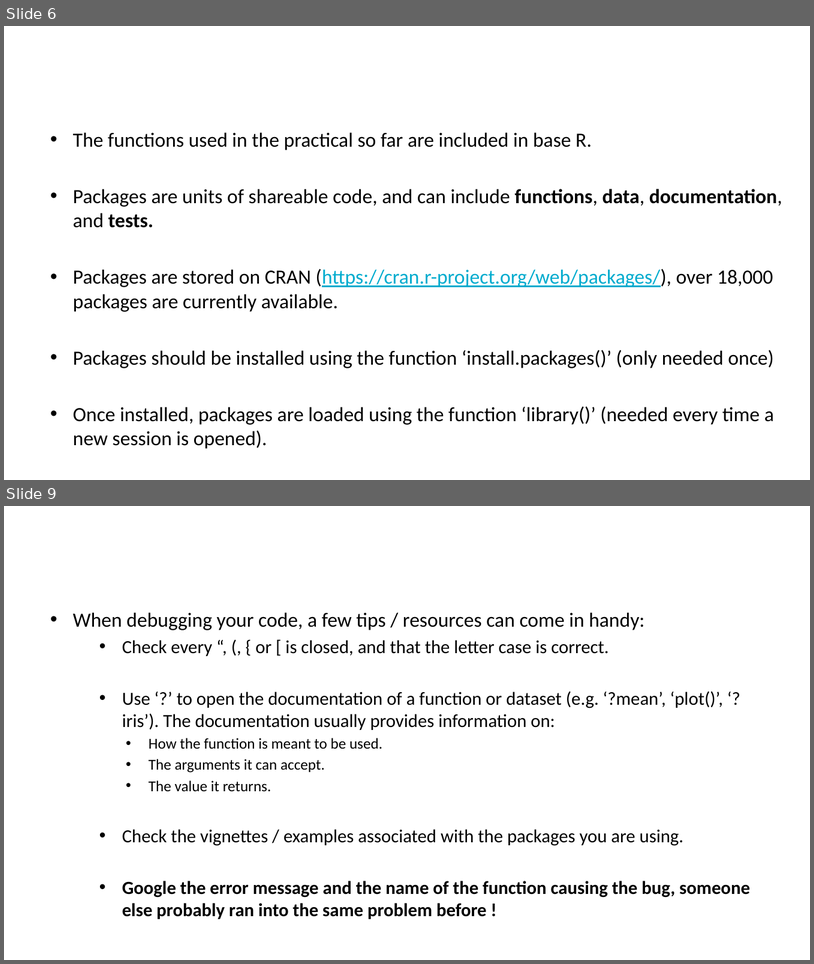
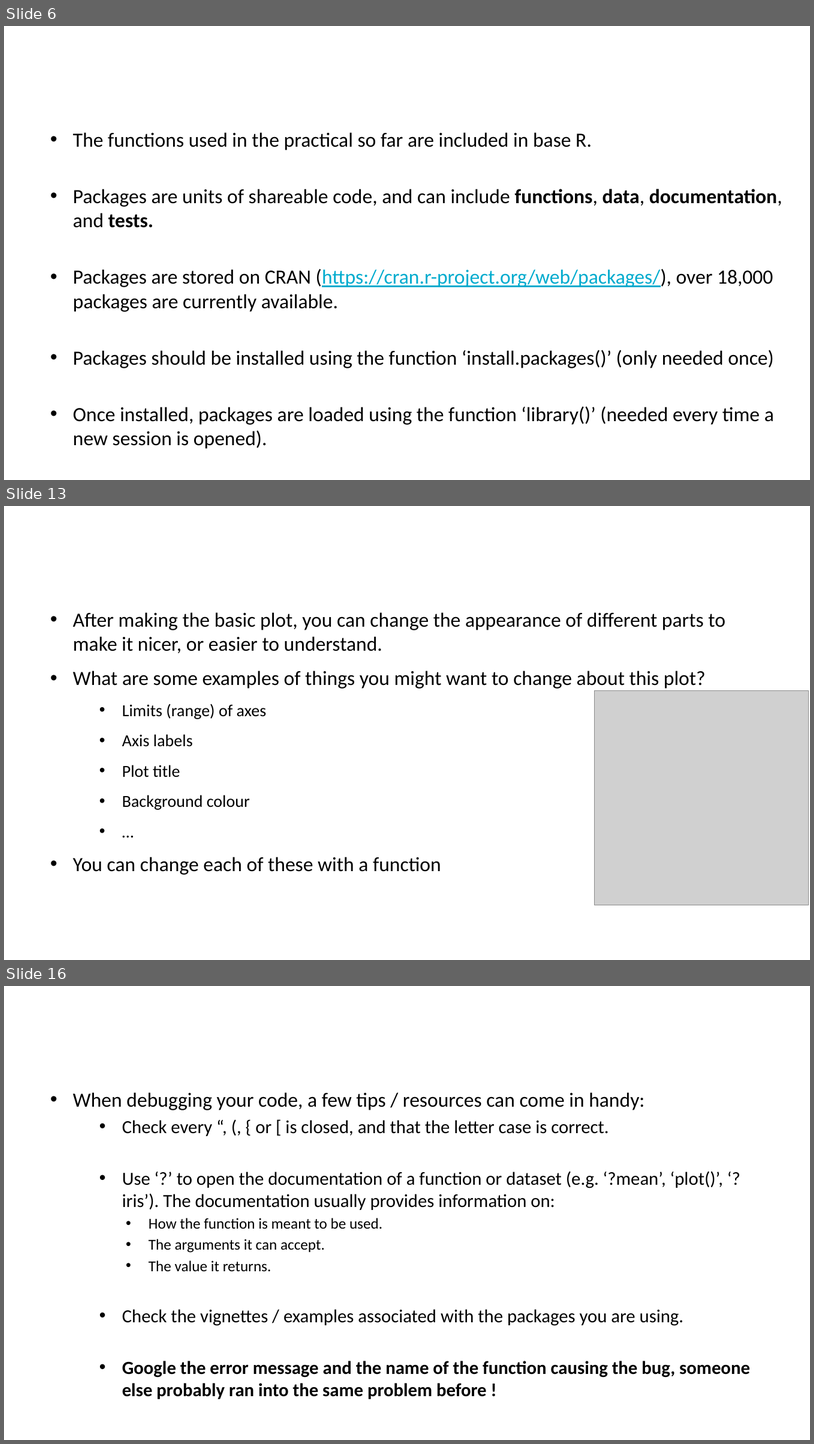
Before and after one commit to alxsrobert/intro_to_R_2022, a slide deck: session_2/SLIDES_introduction_to_R_2.pptx. Shown one above the other, each under a label of ours: slides 6 and 9 before the commit, slides 6, 13 and 16 after it; the slides between them are not shown. The pictures are 814x964 and 814x1444 pixels, drawn with LibreOffice and Linux fonts; fonts in the diff are those of the drawing; grey boxes stand for pictures; background and template pictures are left out. Boxes give left, top, right and bottom in pixels: in the first picture for what was removed or moved away, otherwise in the second. Text is boxed around its words. In the diff, an @@ line names an element or a change of style, - is before the commit and + after.

Commit message:
Add slides on ggplot2

```diff
--- a/session_2/SLIDES_introduction_to_R_2.pptx
+++ b/session_2/SLIDES_introduction_to_R_2.pptx
@@ slide 13 added at (4, 506, 810, 960), background picture (left out) @@
@@ title added at (45, 525, 672, 566), 32 pt, text #FFFFFF @@
+ggplot2, extras
@@ text added at (73, 612, 726, 874), 24 pt, text #000000 @@
+• After making the basic plot, you can change the appearance of different parts to make it nicer, or easier to understand.
+• What are some examples of things you might want to change about this plot?
+  • Limits (range) of axes
+  • Axis labels
+  • Plot title
+  • Background colour
+  • …
+• You can change each of these with a function
@@ picture added at (595, 691, 809, 904) @@
@@ what was slide 9 is now slide 16 @@
```
Also in this commit, not shown: 3 slides changed, 6 other slides added.
